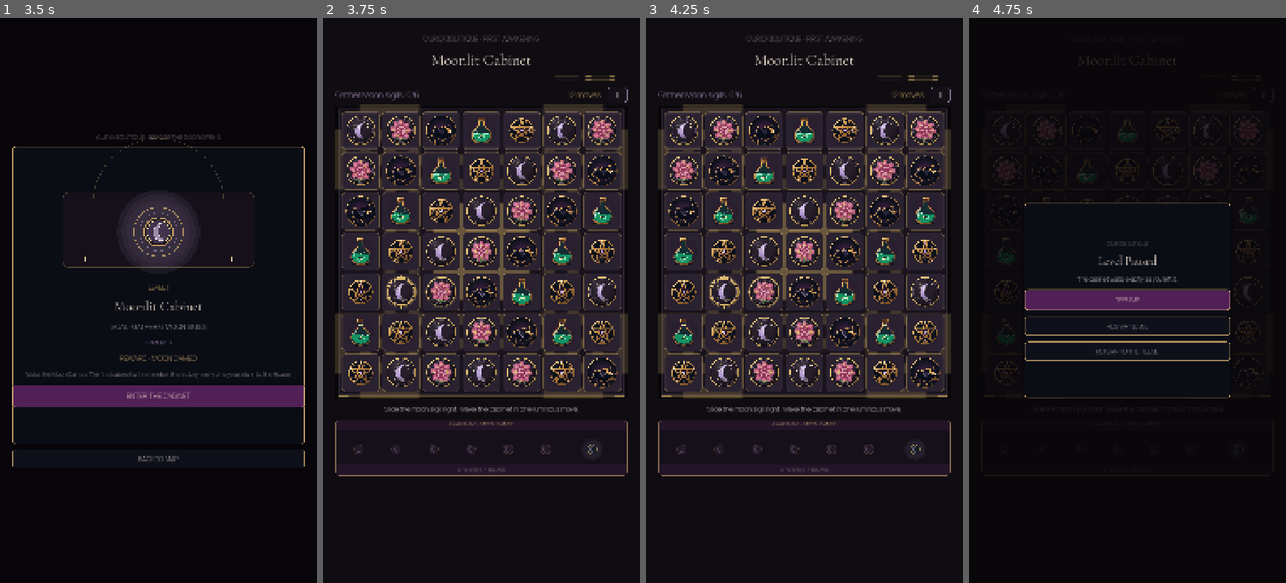
Above: before the commit, frames 1-4 (left to right).
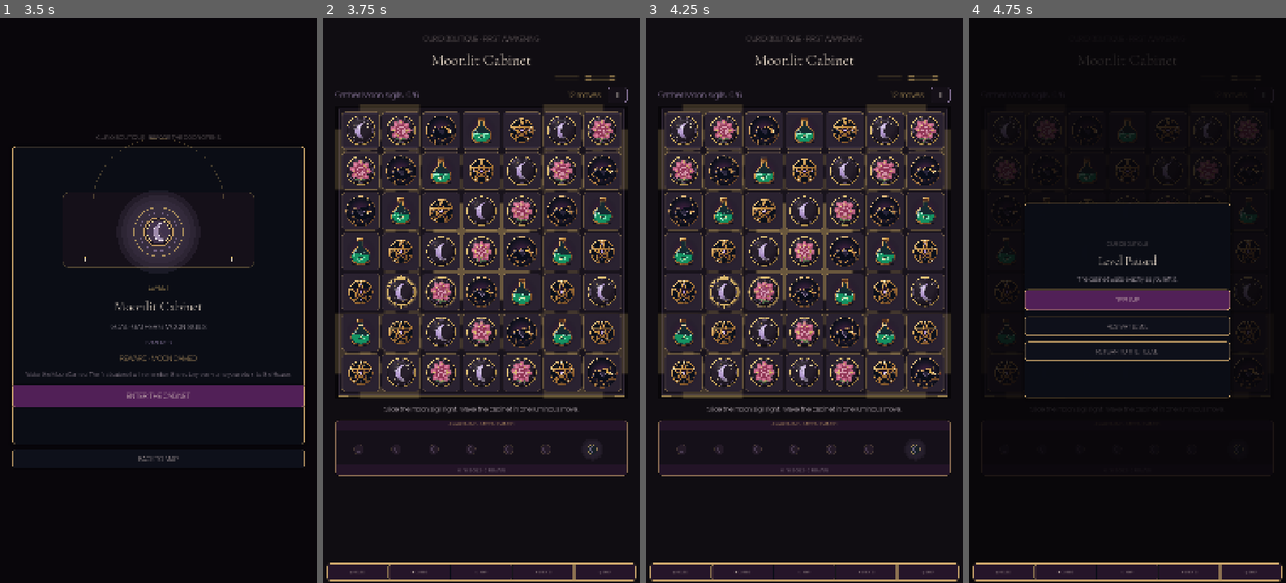
Above: after the commit, the same moments.

Repository: Jay-prodesign/akilta-match3
Game: Godot game, scene res://src/app/app_bootstrap.tscn
Same seed, same stepped clock (60 frames per second), same inputs: the game is played once before the commit and once after it.
Inputs:
- Up to frame 1 (3.5 s): click "RELIQUARY · 0 / 3" at 0.5 s; click "BACK TO THE HOUSE" at 1.25 s; click "OPEN CURIO MAP" at 2 s; click "1" at 2.75 s
- Up to frame 2 (3.75 s): click "ENTER THE CABINET" at 3.5 s
- Up to frame 3 (4.25 s): no input
- Up to frame 4 (4.75 s): click "Ⅱ" at 4.25 s

Frame 1 is identical in both runs. In frame 2, 1.0% of the frame differs, in the area x 1-99%, y 96-100%; in frame 3, 1.0%; in frame 4, 3.3%.

Commit message:
feat(gameplay): add functional North Star bottom navigation to match board

Diff:
--- a/src/ui/gameplay/gameplay_screen.gd
+++ b/src/ui/gameplay/gameplay_screen.gd
@@ -4,6 +4,7 @@
 signal level_won(level_id: String, curio_id: String, house_stage_reward: int)
 signal level_exit_requested
 signal feedback_requested(kind: String)
+signal navigation_requested(section: String)
 
 const BoardState = preload("res://src/match3/domain/board_state.gd")
 const MoveResolver = preload("res://src/match3/domain/move_resolver.gd")
@@ -51,6 +52,7 @@
 
 func _ready() -> void:
 	_install_candidate_divider()
+	_build_bottom_navigation()
 	if board_view.has_signal("swap_requested"):
 		board_view.swap_requested.connect(_on_swap_requested)
 	if board_view.has_signal("trace_motion_finished"):
@@ -308,3 +310,43 @@
 	divider.stretch_mode = TextureRect.STRETCH_SCALE
 	layout.add_child(divider)
 	layout.move_child(divider, min(2, layout.get_child_count() - 1))
+
+
+func _build_bottom_navigation() -> void:
+	var panel := PanelContainer.new()
+	panel.name = "BottomNavigation"
+	panel.anchor_left = 0.0
+	panel.anchor_right = 1.0
+	panel.anchor_top = 1.0
+	panel.anchor_bottom = 1.0
+	panel.offset_left = 14.0
+	panel.offset_right = -14.0
+	panel.offset_top = -66.0
+	panel.offset_bottom = -8.0
+	panel.z_index = 20
+	var style := StyleBoxFlat.new()
+	style.bg_color = Color("#0B0D17")
+	style.border_color = Color("#D5AD70", 0.88)
+	style.set_border_width_all(1)
+	style.set_corner_radius_all(8)
+	panel.add_theme_stylebox_override("panel", style)
+	add_child(panel)
+	var row := HBoxContainer.new()
+	row.add_theme_constant_override("separation", 4)
+	panel.add_child(row)
+	for item in [{"label":"⌂ HOUSE","id":"house"},{"label":"✦ CURIOS","id":"curios"},{"label":"☾ MAP","id":"map"},{"label":"✧ EVENTS","id":"events"},{"label":"◇ SHOP","id":"shop"}]:
+		var button := Button.new()
+		button.text = String(item["label"])
+		button.custom_minimum_size = Vector2(0, 46)
+		button.size_flags_horizontal = Control.SIZE_EXPAND_FILL
+		button.add_theme_font_size_override("font_size", 12)
+		button.add_theme_color_override("font_color", Color("#F4E5D3"))
+		var button_style := StyleBoxFlat.new()
+		button_style.bg_color = Color("#251529")
+		button_style.border_color = Color("#D5AD70", 0.32)
+		button_style.set_border_width_all(1)
+		button_style.set_corner_radius_all(6)
+		button.add_theme_stylebox_override("normal", button_style)
+		button.add_theme_stylebox_override("hover", button_style)
+		button.pressed.connect(func(): navigation_requested.emit(String(item["id"])))
+		row.add_child(button)
